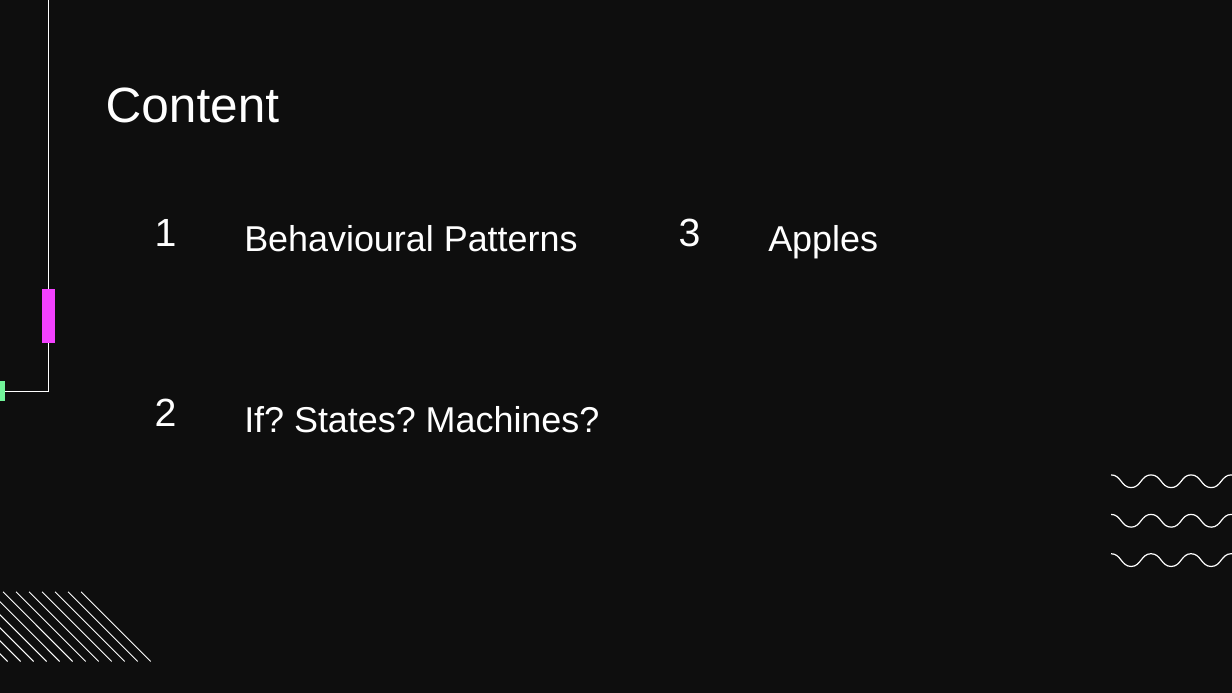
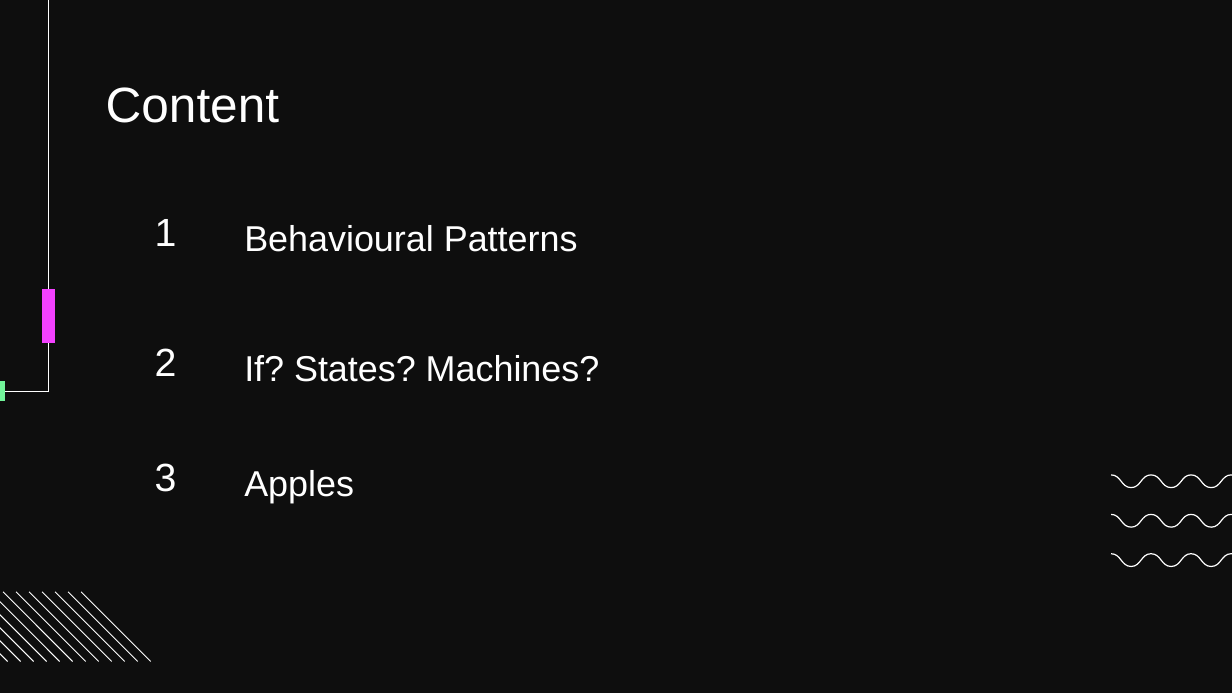
Before and after one commit to Sokkero/schoolThing, a slide deck: slide 2 of Presentation.pptx. Drawn at 1232x693 pixels with LibreOffice and Linux fonts; fonts in the diff are those of the drawing; background and template pictures are left out. Boxes give left, top, right and bottom in pixels: in the first picture for what was removed or moved away, otherwise in the second. Text is boxed around its words. In the diff, an @@ line names an element or a change of style, - is before the commit and + after.

```diff
--- a/Presentation.pptx
+++ b/Presentation.pptx
@@ title "2": place and size @@
-title "2" at [155,398,177,426]
+title "2" at [155,348,177,376]
@@ subtitle "If? States? Machines?": place and size @@
-subtitle "If? States? Machines?" at [244,406,600,433]
+subtitle "If? States? Machines?" at [244,355,600,382]
@@ subtitle "Apples": place and size @@
-subtitle "Apples" at [768,225,878,258]
+subtitle "Apples" at [244,470,354,503]
@@ title "3": place and size @@
-title "3" at [679,218,701,247]
+title "3" at [155,463,177,492]
```
Also in this commit, not shown: 6 other files.
